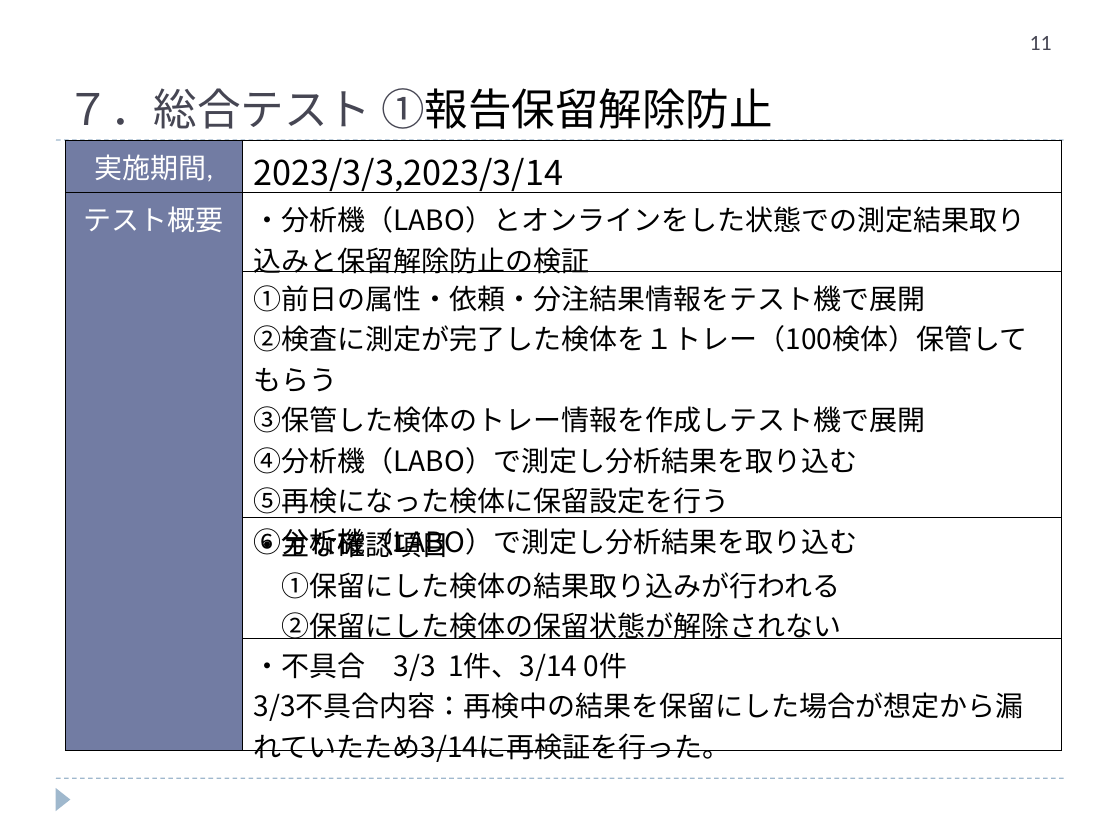
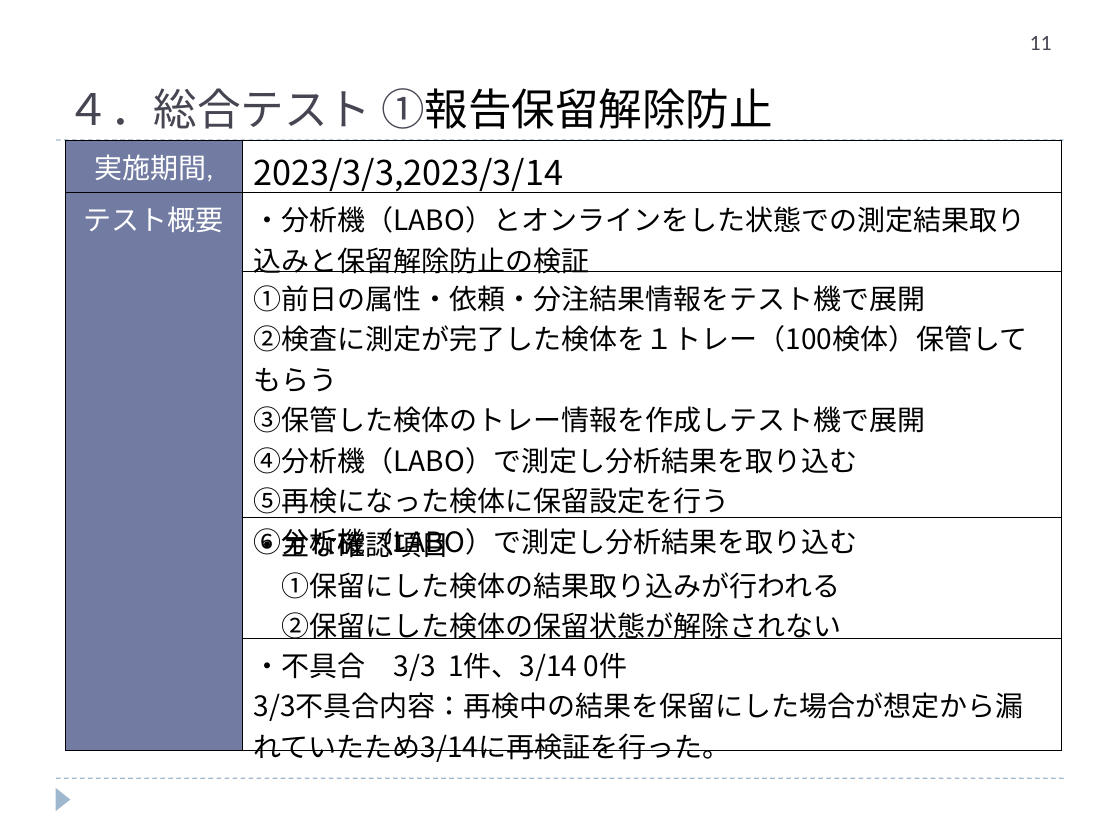
Before and after one commit to hanyutatsuya/Chemistory, a slide deck: slide 11 of 次期システム対応/レビュー/ケミストリー次期先行対応.ppt. Drawn at 1120x840 pixels with LibreOffice and Linux fonts; fonts in the diff are those of the drawing. Boxes give left, top, right and bottom in pixels: in the first picture for what was removed or moved away, otherwise in the second. Text is boxed around its words. In the diff, an @@ line names an element or a change of style, - is before the commit and + after.

```diff
--- a/次期システム対応/レビュー/ケミストリー次期先行対応.ppt
+++ b/次期システム対応/レビュー/ケミストリー次期先行対応.ppt
@@ text at [67,88,773,129]: text changed @@
-７．総合テスト ①報告保留解除防止
+４．総合テスト ①報告保留解除防止
```
Also in this commit, not shown: 7 other slides changed.
